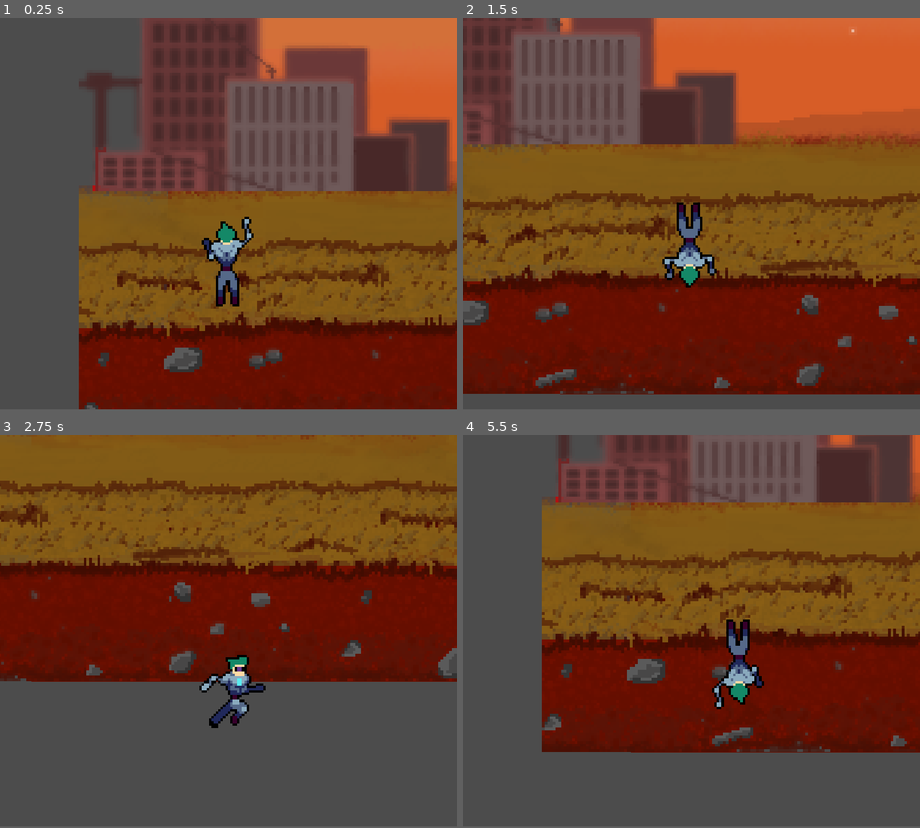
Above: before the commit, frames 1-4 (two rows, left to right).
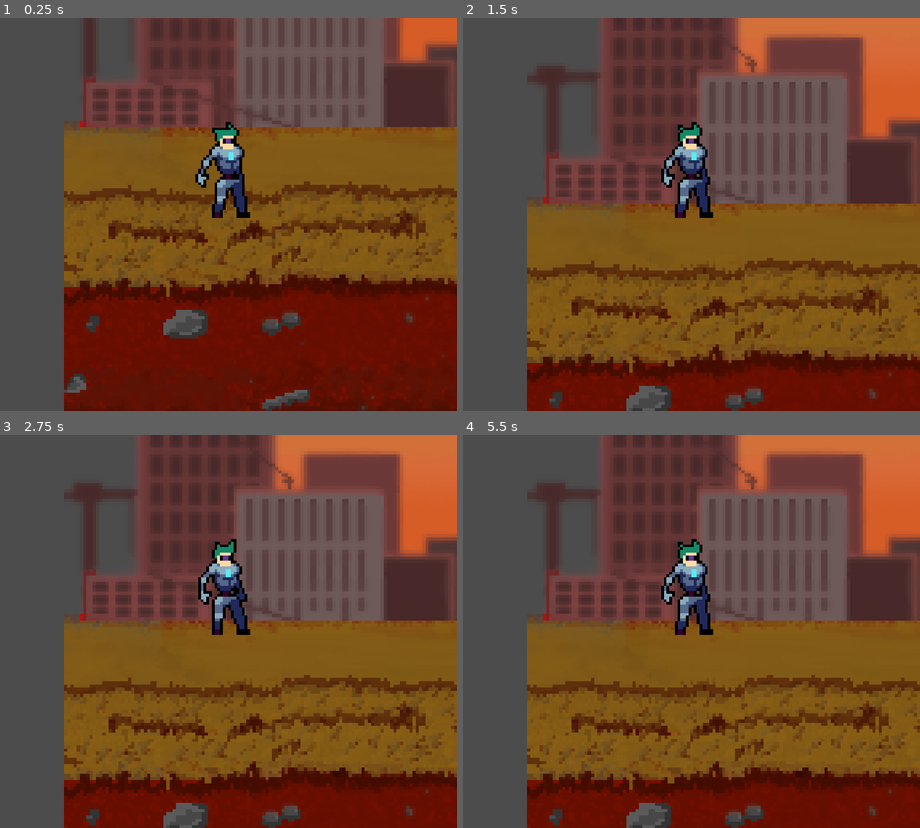
Above: after the commit, the same moments.

Repository: Kelrogg/Tycoon_miner
Game: Godot game, scene res://src/main.tscn
The game is run twice, just before and just after one commit, with the same random seed, the same clock (stepped at 60 frames per second) and the same inputs.
Inputs:
- Up to frame 1 (0.25 s): no input
- Up to frame 2 (1.5 s): hold D (move_right, bound only before the commit) 0.53-1.28 s; tap Z (ui_jump, bound only after the commit) at 0.6, 0.77, 1.07, 1.35 s; hold S (move_down, bound only before the commit) from 1.28 s (still down)
- Up to frame 3 (2.75 s): tap Z (ui_jump, bound only after the commit) at 1.52, 1.82, 2.1 s; release S (move_down, bound only before the commit) at 2.03 s; hold D (move_right, bound only before the commit) from 2.03 s (still down)
- Up to frame 4 (5.5 s): release D (move_right, bound only before the commit) at 2.78 s; hold W (move_up, bound only before the commit) 2.78-3.53 s; tap Z (ui_jump, bound only after the commit) at 2.85, 3.02, 3.32, 3.6, 3.77, 4.07, 4.35, 4.52, 4.82, 5.1 s; hold A (move_left, bound only before the commit) 3.53-5.03 s; hold S (move_down, bound only before the commit) from 5.03 s (still down)
In our replay, the window is 800x685 before the commit and 800x688 after it. These sizes can differ from the game's own. Grey fills any space a smaller window leaves; there, only what the larger window draws over its background counts as a difference.

The runs differ from the first frame. In frame 1, 47% of the frame differs, in the area x 14-100%, y 0-100%; in frame 2, 71%; in frame 3, 94%, in the area x 0-100%, y 0-100%; in frame 4, 75%.

Commit message:
developing...

Diff:
--- /dev/null
+++ b/platform2D5.tres
@@ -0,0 +1,6 @@
+[gd_resource type="Curve2D" format=2]
+
+[resource]
+_data = {
+"points": PoolVector2Array( 0, 0, 0, 0, -56, -66, 0, 0, 0, 0, -10, -148, 0, 0, 0, 0, 102, -148, 0, 0, 0, 0, 56, -66, 0, 0, 0, 0, -56, -66 )
+}
--- a/project.godot
+++ b/project.godot
@@ -10,37 +10,26 @@
 
 [application]
 
-config/name="miner_tycoon"
+config/name="beat`em up"
 run/main_scene="res://src/main.tscn"
 config/icon="res://icon.png"
 
 [display]
 
-window/size/width=1165
-window/size/height=998
+window/size/width=1000
+window/size/height=860
 window/stretch/mode="2d"
 window/stretch/aspect="keep_height"
 
+[global]
+
+win=false
+
 [input]
 
-move_down={
+ui_jump={
 "deadzone": 0.5,
-"events": [ Object(InputEventKey,"resource_local_to_scene":false,"resource_name":"","device":0,"alt":false,"shift":false,"control":false,"meta":false,"command":false,"pressed":false,"scancode":83,"physical_scancode":0,"unicode":0,"echo":false,"script":null)
- ]
-}
-move_up={
-"deadzone": 0.5,
-"events": [ Object(InputEventKey,"resource_local_to_scene":false,"resource_name":"","device":0,"alt":false,"shift":false,"control":false,"meta":false,"command":false,"pressed":false,"scancode":87,"physical_scancode":0,"unicode":0,"echo":false,"script":null)
- ]
-}
-move_right={
-"deadzone": 0.5,
-"events": [ Object(InputEventKey,"resource_local_to_scene":false,"resource_name":"","device":0,"alt":false,"shift":false,"control":false,"meta":false,"command":false,"pressed":false,"scancode":68,"physical_scancode":0,"unicode":0,"echo":false,"script":null)
- ]
-}
-move_left={
-"deadzone": 0.5,
-"events": [ Object(InputEventKey,"resource_local_to_scene":false,"resource_name":"","device":0,"alt":false,"shift":false,"control":false,"meta":false,"command":false,"pressed":false,"scancode":65,"physical_scancode":0,"unicode":0,"echo":false,"script":null)
+"events": [ Object(InputEventKey,"resource_local_to_scene":false,"resource_name":"","device":0,"alt":false,"shift":false,"control":false,"meta":false,"command":false,"pressed":false,"scancode":90,"physical_scancode":0,"unicode":0,"echo":false,"script":null)
  ]
 }
 
--- /dev/null
+++ b/src/Back.gd
@@ -0,0 +1,4 @@
+extends CollisionShape2D
+
+func _ready() -> void:
+	set_z_index(global_position.y + get_shape().get_extents().y)
--- a/src/Floor.gd
+++ /dev/null
@@ -1,4 +0,0 @@
-extends StaticBody2D
-
-func _ready() -> void:
-	pass # Replace with function body.
--- a/src/FloorLimits.gd
+++ b/src/character/SpriteBehaviour.gd
@@ -1,4 +1,4 @@
-extends Path2D
+extends AnimatedSprite
 
 
 # Declare member variables here. Examples:
@@ -10,5 +10,7 @@
 func _ready() -> void:
 	pass # Replace with function body.
 
-#func get_left_bound() -> float:
-#	return
+
+# Called every frame. 'delta' is the elapsed time since the previous frame.
+#func _process(delta: float) -> void:
+#	pass
--- a/src/character/character.gd
+++ b/src/character/character.gd
@@ -1,48 +1,58 @@
 extends KinematicBody2D
 
-var speed = 600
+signal hit
+
+export (int) var run_speed = 600
+export (int) var jump_speed = -10000
+export (int) var gravity = 20
+
 var velocity = Vector2.ZERO
+var jumping = false
 
 func _physics_process(delta: float) -> void:
-	velocity = move_and_slide(velocity)
+#	print('z - %d' % z_index)	# оставь строчку - мне понравилась
 
-func _ready():
-	pass
-
-func _process(delta: float) -> void:
-	var velocity = Vector2.ZERO # The player's movement vector.
-	if Input.is_action_pressed("move_right"):
-		velocity.x += 1
-	if Input.is_action_pressed("move_left"):
-		velocity.x -= 1
-	if Input.is_action_pressed("move_down"):
-		velocity.y += 1
-	if Input.is_action_pressed("move_up"):
-		velocity.y -= 1
-
-	if velocity.length() > 0:
-		velocity = velocity.normalized() * speed
-		$AnimatedSprite.play()
-	else:
-		$AnimatedSprite.stop()
-	position += velocity * delta
+	velocity = Vector2.ZERO
+	get_input()
 
 	if velocity.x != 0:
 		$AnimatedSprite.animation = "run"
 		$AnimatedSprite.flip_v = false
 		# See the note below about boolean assignment.
 		$AnimatedSprite.flip_h = velocity.x < 0
-	elif velocity.y != 0:
-		$AnimatedSprite.animation = "climb"
-		$AnimatedSprite.flip_v = velocity.y > 0
+	if velocity.x == 0:
+		$AnimatedSprite.animation = "idle"
+
+	#velocity.y += gravity
+	var collision = move_and_collide(velocity * delta)
+	if (collision):
+		translate(velocity * delta)
+		pass
+	#translate(velocity)
+
+func get_input():
+	if Input.is_action_pressed("ui_right"):
+		velocity.x += 1
+	if Input.is_action_pressed("ui_left"):
+		velocity.x -= 1
+	if Input.is_action_pressed("ui_down"):
+		velocity.y += 1
+	if Input.is_action_pressed("ui_up"):
+		velocity.y -= 1
+
+	if velocity.length() > 0:
+		velocity = velocity.normalized() * run_speed
+
+	set_z_index(get_z_index() + velocity.y)
+
+	var jump = Input.is_action_just_pressed("ui_jump")
+
+	if jump and !jumping:
+		jumping = true
+		velocity.y += jump_speed
+
 
 func _on_Player_body_entered(body: Node) -> void:
-	hide() # Player disappears after being hit.
 	emit_signal("hit")
 	# Must be deferred as we can't change physics properties on a physics callback.
-	$CollisionShape2D.set_deferred("disabled", true)
-
-func start(pos):
-	position = pos
-	show()
-	$CollisionShape2D.disabled = false
+	#$CollisionShape2D.set_deferred("disabled", true)
--- a/src/character/character.tscn
+++ b/src/character/character.tscn
@@ -1,51 +1,46 @@
-[gd_scene load_steps=23 format=2]
+[gd_scene load_steps=28 format=2]
 
 [ext_resource path="res://assets/characters/cyborg/Cyborg_idle.png" type="Texture" id=1]
 [ext_resource path="res://assets/characters/cyborg/Cyborg_run.png" type="Texture" id=2]
 [ext_resource path="res://src/character/character.gd" type="Script" id=3]
 [ext_resource path="res://assets/characters/cyborg/Cyborg_climb.png" type="Texture" id=4]
+[ext_resource path="res://assets/characters/cyborg/Cyborg_jump.png" type="Texture" id=5]
 
-[sub_resource type="CapsuleShape2D" id=12]
+[sub_resource type="SegmentShape2D" id=24]
+a = Vector2( 104.73, 4.76837e-07 )
+b = Vector2( -111.487, 4.76837e-07 )
 
-[sub_resource type="AtlasTexture" id=1]
+[sub_resource type="AtlasTexture" id=25]
 atlas = ExtResource( 1 )
+region = Rect2( 0, 0, 20, 35 )
+
+[sub_resource type="AtlasTexture" id=26]
+atlas = ExtResource( 1 )
+region = Rect2( 20, 0, 20, 35 )
+
+[sub_resource type="AtlasTexture" id=27]
+atlas = ExtResource( 1 )
+region = Rect2( 40, 0, 20, 35 )
+
+[sub_resource type="AtlasTexture" id=28]
+atlas = ExtResource( 1 )
+region = Rect2( 60, 0, 20, 35 )
+
+[sub_resource type="AtlasTexture" id=20]
+atlas = ExtResource( 5 )
 region = Rect2( 0, 0, 48, 48 )
 
-[sub_resource type="AtlasTexture" id=2]
-atlas = ExtResource( 1 )
+[sub_resource type="AtlasTexture" id=21]
+atlas = ExtResource( 5 )
 region = Rect2( 48, 0, 48, 48 )
 
-[sub_resource type="AtlasTexture" id=3]
-atlas = ExtResource( 1 )
+[sub_resource type="AtlasTexture" id=22]
+atlas = ExtResource( 5 )
 region = Rect2( 96, 0, 48, 48 )
 
-[sub_resource type="AtlasTexture" id=4]
-atlas = ExtResource( 1 )
+[sub_resource type="AtlasTexture" id=23]
+atlas = ExtResource( 5 )
 region = Rect2( 144, 0, 48, 48 )
-
-[sub_resource type="AtlasTexture" id=6]
-atlas = ExtResource( 2 )
-region = Rect2( 0, 0, 48, 48 )
-
-[sub_resource type="AtlasTexture" id=7]
-atlas = ExtResource( 2 )
-region = Rect2( 48, 0, 48, 48 )
-
-[sub_resource type="AtlasTexture" id=8]
-atlas = ExtResource( 2 )
-region = Rect2( 96, 0, 48, 48 )
-
-[sub_resource type="AtlasTexture" id=9]
-atlas = ExtResource( 2 )
-region = Rect2( 144, 0, 48, 48 )
-
-[sub_resource type="AtlasTexture" id=10]
-atlas = ExtResource( 2 )
-region = Rect2( 192, 0, 48, 48 )
-
-[sub_resource type="AtlasTexture" id=11]
-atlas = ExtResource( 2 )
-region = Rect2( 240, 0, 48, 48 )
 
 [sub_resource type="AtlasTexture" id=13]
 atlas = ExtResource( 4 )
@@ -71,22 +66,51 @@
 atlas = ExtResource( 4 )
 region = Rect2( 240, 0, 48, 48 )
 
+[sub_resource type="AtlasTexture" id=29]
+atlas = ExtResource( 2 )
+region = Rect2( 0, 0, 32, 32 )
+
+[sub_resource type="AtlasTexture" id=30]
+atlas = ExtResource( 2 )
+region = Rect2( 32, 0, 32, 32 )
+
+[sub_resource type="AtlasTexture" id=31]
+atlas = ExtResource( 2 )
+region = Rect2( 64, 0, 32, 32 )
+
+[sub_resource type="AtlasTexture" id=32]
+atlas = ExtResource( 2 )
+region = Rect2( 96, 0, 32, 32 )
+
+[sub_resource type="AtlasTexture" id=33]
+atlas = ExtResource( 2 )
+region = Rect2( 128, 0, 32, 32 )
+
+[sub_resource type="AtlasTexture" id=34]
+atlas = ExtResource( 2 )
+region = Rect2( 160, 0, 32, 32 )
+
 [sub_resource type="SpriteFrames" id=5]
 animations = [ {
-"frames": [ SubResource( 1 ), SubResource( 2 ), SubResource( 3 ), SubResource( 4 ) ],
+"frames": [ SubResource( 25 ), SubResource( 26 ), SubResource( 27 ), SubResource( 28 ) ],
 "loop": true,
 "name": "idle",
 "speed": 4.0
 }, {
-"frames": [ SubResource( 6 ), SubResource( 7 ), SubResource( 8 ), SubResource( 9 ), SubResource( 10 ), SubResource( 11 ) ],
+"frames": [ SubResource( 20 ), SubResource( 21 ), SubResource( 22 ), SubResource( 23 ) ],
 "loop": true,
-"name": "run",
-"speed": 12.0
+"name": "jump",
+"speed": 5.0
 }, {
 "frames": [ SubResource( 13 ), SubResource( 14 ), SubResource( 15 ), SubResource( 16 ), SubResource( 17 ), SubResource( 18 ) ],
 "loop": true,
 "name": "climb",
 "speed": 5.0
+}, {
+"frames": [ SubResource( 29 ), SubResource( 30 ), SubResource( 31 ), SubResource( 32 ), SubResource( 33 ), SubResource( 34 ) ],
+"loop": true,
+"name": "run",
+"speed": 12.0
 } ]
 
 [node name="KinematicBody2D" type="KinematicBody2D"]
@@ -95,22 +119,14 @@
 script = ExtResource( 3 )
 
 [node name="CollisionShape2D" type="CollisionShape2D" parent="."]
-visible = false
 light_mask = 0
-position = Vector2( 13, 32 )
-scale = Vector2( 0.993008, 0.859291 )
-shape = SubResource( 12 )
+position = Vector2( 0.250013, -1.8692e-07 )
+scale = Vector2( 0.074, 0.392 )
+shape = SubResource( 24 )
 
 [node name="AnimatedSprite" type="AnimatedSprite" parent="."]
-position = Vector2( -14.3, -8 )
+position = Vector2( -2, -17 )
 frames = SubResource( 5 )
-animation = "climb"
-frame = 2
+animation = "idle"
+frame = 3
 playing = true
-centered = false
-
-[node name="CollisionPolygon2D" type="CollisionPolygon2D" parent="."]
-light_mask = 0
-position = Vector2( -2.3, 22 )
-scale = Vector2( 1, 1.68 )
-polygon = PoolVector2Array( -5, -8.33333, 5, -8.33333, 9, 2.38095, 10, 10.119, -4, 10.119, -4, 3.57143, -9, 3.57143, -9, -2.38095, -5, -5.35714 )
--- a/src/main.gd
+++ /dev/null
@@ -1,11 +0,0 @@
-extends Node2D
-
-# Declare member variables here. Examples:
-# var a: int = 2
-# var b: String = "text"
-
-var ground
-
-func _ready() -> void:
-	ground = get_node("Ground/GroundSurface")
-	hide()
--- a/src/main.tscn
+++ b/src/main.tscn
@@ -1,46 +1,111 @@
-[gd_scene load_steps=5 format=2]
+[gd_scene load_steps=9 format=2]
 
-[ext_resource path="res://src/locations/base/base.tscn" type="PackedScene" id=1]
+[ext_resource path="res://src/locations/demo/demo.tscn" type="PackedScene" id=1]
 [ext_resource path="res://src/character/character.tscn" type="PackedScene" id=2]
 
 [sub_resource type="RectangleShape2D" id=2]
 
-[sub_resource type="Curve2D" id=3]
-_data = {
-"points": PoolVector2Array(  )
+[sub_resource type="RectangleShape2D" id=4]
+extents = Vector2( 66.35, 110 )
+
+[sub_resource type="SegmentShape2D" id=8]
+a = Vector2( -56, -0.000244141 )
+b = Vector2( 56, 0.00012207 )
+
+[sub_resource type="SegmentShape2D" id=9]
+a = Vector2( 56, 0 )
+b = Vector2( -56, 0 )
+
+[sub_resource type="SegmentShape2D" id=6]
+b = Vector2( -82, -46 )
+
+[sub_resource type="SegmentShape2D" id=7]
+b = Vector2( 81.9999, 46.0003 )
+
+[node name="Main" type="Node2D"]
+__meta__ = {
+"_edit_vertical_guides_": [  ]
 }
 
-[node name="Main" type="Node2D"]
+[node name="Character" parent="." instance=ExtResource( 2 )]
+position = Vector2( 356, 1350 )
+scale = Vector2( 6, 6 )
 
-[node name="ParallaxBackground" parent="." instance=ExtResource( 1 )]
+[node name="Camera2D" type="Camera2D" parent="Character"]
+position = Vector2( 3.8147e-06, -1.33334 )
+current = true
+
+[node name="DemoLocation" parent="." instance=ExtResource( 1 )]
 
 [node name="Wall" type="StaticBody2D" parent="."]
-position = Vector2( 4, 4 )
-collision_layer = 0
+visible = false
+position = Vector2( -65, 855 )
+collision_layer = 5
 collision_mask = 0
+__meta__ = {
+"_edit_group_": true
+}
 
 [node name="CollisionShape2D" type="CollisionShape2D" parent="Wall"]
-position = Vector2( -98, 781 )
 scale = Vector2( 10, 100 )
 shape = SubResource( 2 )
 
-[node name="Wall2" type="StaticBody2D" parent="."]
-position = Vector2( 7168, 0 )
-collision_layer = 0
-collision_mask = 0
+[node name="floor" type="StaticBody2D" parent="."]
+position = Vector2( 1005, 1496 )
+collision_layer = 5
+collision_mask = 2
+__meta__ = {
+"_edit_group_": true
+}
 
-[node name="CollisionShape2D" type="CollisionShape2D" parent="Wall2"]
-position = Vector2( 83, 826 )
-scale = Vector2( 10, 100 )
-shape = SubResource( 2 )
+[node name="CollisionShape2D" type="CollisionShape2D" parent="floor"]
+position = Vector2( -343.5, -100 )
+scale = Vector2( 10, 1 )
+shape = SubResource( 4 )
+one_way_collision = true
 
-[node name="Map" type="Path2D" parent="."]
-curve = SubResource( 3 )
+[node name="CombinedCube" type="StaticBody2D" parent="."]
+position = Vector2( 1047, 1154 )
 
-[node name="Character" parent="Map" instance=ExtResource( 2 )]
-position = Vector2( 377, 1217 )
-scale = Vector2( 6, 6 )
+[node name="Front" type="CollisionShape2D" parent="CombinedCube"]
+position = Vector2( 0, 66 )
+rotation = 3.14159
+shape = SubResource( 8 )
 
-[node name="Camera2D" type="Camera2D" parent="Map/Character"]
-position = Vector2( 3.8147e-06, -1.33334 )
-current = true
+[node name="Back" type="CollisionShape2D" parent="CombinedCube"]
+position = Vector2( 46, -16 )
+shape = SubResource( 9 )
+
+[node name="Platform2D5" type="CollisionPolygon2D" parent="CombinedCube"]
+polygon = PoolVector2Array( -56, -66, -10, -149, 102, -149, 56, -66 )
+one_way_collision = true
+
+[node name="RightFace2" type="CollisionPolygon2D" parent="CombinedCube"]
+visible = false
+position = Vector2( -47, -119 )
+rotation = 1.5708
+polygon = PoolVector2Array( 103, -149, 186, -103, 52, -103, -30, -149 )
+disabled = true
+one_way_collision = true
+
+[node name="LeftFace2" type="CollisionShape2D" parent="CombinedCube"]
+position = Vector2( 56, 66 )
+rotation = 1.5708
+shape = SubResource( 6 )
+one_way_collision = true
+
+[node name="LeftFace3" type="CollisionShape2D" parent="CombinedCube"]
+position = Vector2( -55.9999, 66 )
+rotation = -1.5708
+shape = SubResource( 7 )
+one_way_collision = true
+
+[node name="UnityCube" type="StaticBody2D" parent="."]
+position = Vector2( 1441, 1341 )
+z_index = 1357
+__meta__ = {
+"_edit_group_": true
+}
+
+[node name="CollisionPolygon2D" type="CollisionPolygon2D" parent="UnityCube"]
+polygon = PoolVector2Array( -80, 107, -79, -26, -33, -109, 78, -109, 79, 25, 33, 107 )
Binary file added: assets/characters/cyborg/Cyborg_idle — копия.png
Not shown, added: assets/characters/cyborg/Cyborg_idle — копия.png.import
Binary file changed: assets/characters/cyborg/Cyborg_idle.png
Binary file added: assets/characters/cyborg/Cyborg_jump — копия.png
Not shown, added: assets/characters/cyborg/Cyborg_jump — копия.png.import
Binary file changed: assets/characters/cyborg/Cyborg_run.png
Renamed: src/locations/base/base.tscn -> src/locations/demo/demo.tscn
Not shown, added: .gitignore
